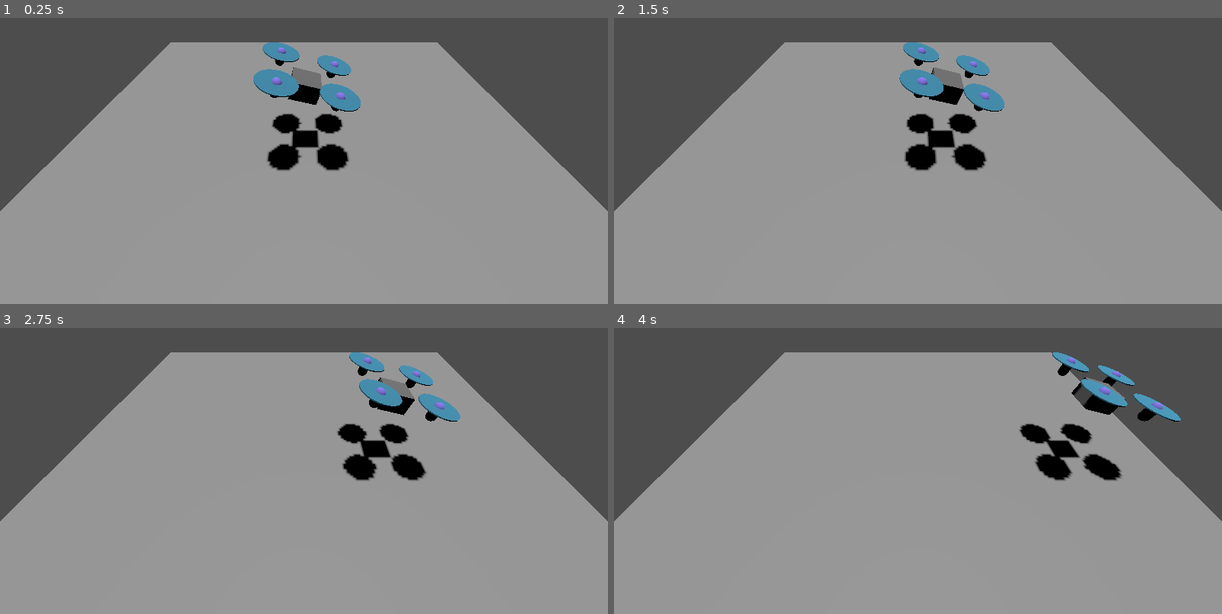
Above: before the commit, frames 1-4 (two rows, left to right).
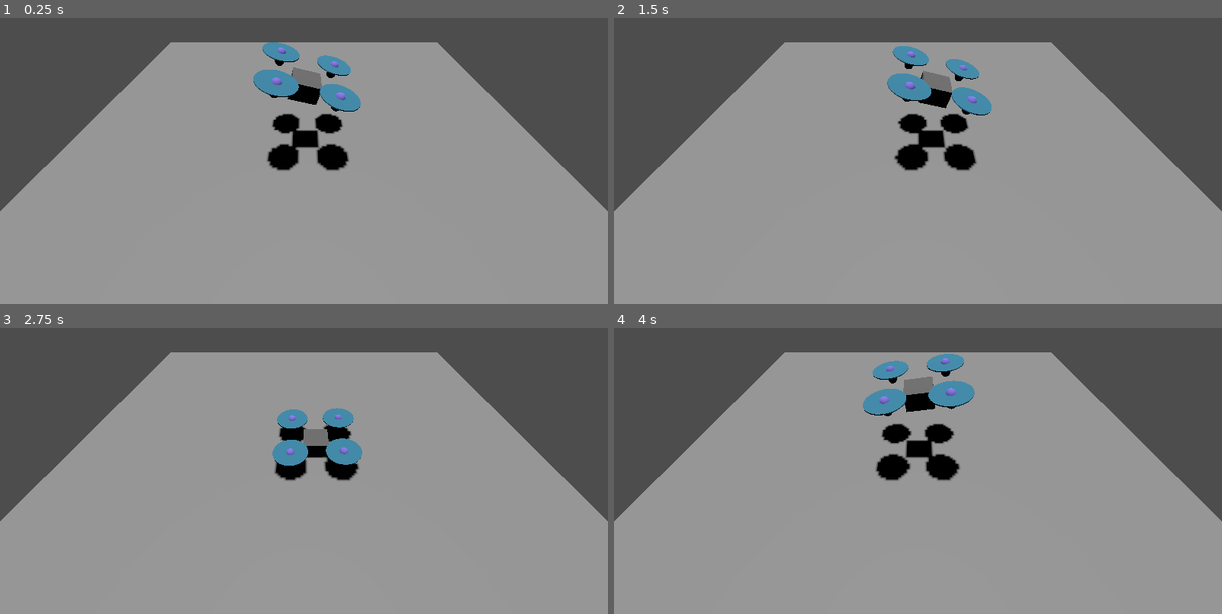
Above: after the commit, the same moments.

Repository: niqzart/godot-tiltrotor
Game: Godot game, scene res://scenes/main/main.tscn
Two runs of this game, one before a commit and one after it. Both use one fixed random seed, a clock stepped at 60 frames per second and the inputs below.
Inputs:
- Up to frame 1 (0.25 s): no input
- Up to frame 2 (1.5 s): hold Keypad 4 (right_rotor_collective_backwards) 0.53-1.28 s; tap Space (enable_pid) at 0.6, 1.35 s; hold S (left_rotor_collective_down) from 1.28 s (still down)
- Up to frame 3 (2.75 s): release S (left_rotor_collective_down) at 2.03 s; hold Keypad 4 (right_rotor_collective_backwards) from 2.03 s (still down); tap Space (enable_pid) at 2.1 s
- Up to frame 4 (4 s): release Keypad 4 (right_rotor_collective_backwards) at 2.78 s; hold W (left_rotor_collective_up) 2.78-3.53 s; tap Space (enable_pid) at 2.85, 3.6 s; hold S (left_rotor_collective_down) from 3.53 s (still down)

The runs differ from the first frame. In frame 1, less than 0.1% of the frame differs, in the area x 41-60%, y 8-49%; in frame 2, 3.5%; in frame 3, 5.6%; in frame 4, 7.0%, in the area x 40-94%, y 8-54%.

Commit message:
feat: basic power controlls for the quadcoper

Diff:
--- a/scenes/aircraft/components/propeller/propeller.gd
+++ b/scenes/aircraft/components/propeller/propeller.gd
@@ -1,4 +1,6 @@
 extends RigidBody3D
+
+class_name Propeller
 
 
 var rigid_body: RigidBody3D
@@ -27,8 +29,31 @@
 
 @onready var blades = $Blades
 
+const POWER_UPDATE_SPEED: float = 40
 
-func _physics_process(_delta: float) -> void:
-    var force = self.rigid_body.basis * Vector3(0, 2.5, 0)
-    force *= 2.5 / force.y
-    self.rigid_body.apply_force(force, self.rigid_body.basis * self.blades.position)
+var desired_power: float = 0
+var current_power: float = 0
+
+
+func _update_power_output(delta: float) -> void:
+    var power_delta: float = self.POWER_UPDATE_SPEED * delta
+    if self.current_power < self.desired_power:
+        self.current_power += power_delta
+        if self.current_power > self.desired_power:
+            self.current_power = self.desired_power
+    elif self.current_power > self.desired_power:
+        self.current_power -= power_delta
+        if self.current_power < self.desired_power:
+            self.current_power = self.desired_power
+
+
+func _apply_thrust() -> void:
+    self.rigid_body.apply_force(
+        self.rigid_body.basis * Vector3(0, self.current_power, 0),
+        self.rigid_body.basis * self.blades.position,
+    )
+
+
+func _physics_process(delta: float) -> void:
+    self._update_power_output(delta)
+    self._apply_thrust()
--- a/scenes/aircraft/quadcopter/quadcopter.gd
+++ b/scenes/aircraft/quadcopter/quadcopter.gd
@@ -1,5 +1,29 @@
 extends RigidBody3D
+
+
+@onready var propellers: Array[Propeller] = [
+    $PropellerFrontRight,
+    $PropellerFrontLeft,
+    $PropellerBackLeft,
+    $PropellerBackRight,
+]
+
+
+func _ready() -> void:
+    for propeller in self.propellers:
+        propeller.current_power = 2.5
+        propeller.desired_power = 2.5
 
 
 func _physics_process(_delta: float) -> void:
     print(self.position, self.rotation)
+
+    if Input.is_action_pressed("left_rotor_collective_up"):
+        for propeller in self.propellers:
+            propeller.desired_power = 7.5
+    elif Input.is_action_pressed("left_rotor_collective_down"):
+        for propeller in self.propellers:
+            propeller.desired_power = -2.5
+    else:
+        for propeller in self.propellers:
+            propeller.desired_power = 2.5
--- a/scenes/aircraft/quadcopter/quadcopter.tscn
+++ b/scenes/aircraft/quadcopter/quadcopter.tscn
@@ -15,6 +15,8 @@
 
 [node name="Quadcopter" type="RigidBody3D"]
 center_of_mass_mode = 1
+linear_damp = 1.0
+angular_damp = 2.0
 script = ExtResource("1_ee8f0")
 
 [node name="Frame" type="CollisionShape3D" parent="."]
@@ -24,10 +26,10 @@
 mesh = SubResource("BoxMesh_e2qum")
 skeleton = NodePath("../..")
 
-[node name="PropellerForwardLeft" parent="." instance=ExtResource("2_qc8jv")]
+[node name="PropellerFrontLeft" parent="." instance=ExtResource("2_qc8jv")]
 transform = Transform3D(1, 0, 0, 0, 1, 0, 0, 0, 1, -3, 1, -3)
 
-[node name="PropellerForwardRight" parent="." instance=ExtResource("2_qc8jv")]
+[node name="PropellerFrontRight" parent="." instance=ExtResource("2_qc8jv")]
 transform = Transform3D(1, 0, 0, 0, 1, 0, 0, 0, 1, 3, 1, -3)
 
 [node name="PropellerBackLeft" parent="." instance=ExtResource("2_qc8jv")]
--- a/scenes/main/main.tscn
+++ b/scenes/main/main.tscn
@@ -19,4 +19,4 @@
 size = 12.458
 
 [node name="Quadcopter" parent="." instance=ExtResource("3_k2fmo")]
-transform = Transform3D(0.9659259, 0.2588191, 0, -0.2588191, 0.9659259, 0, 0, 0, 1, 0, 7, 0)
+transform = Transform3D(0.96592593, 0.25881907, 0, -0.25881907, 0.96592593, 0, 0, 0, 1, 0, 7, 0)
